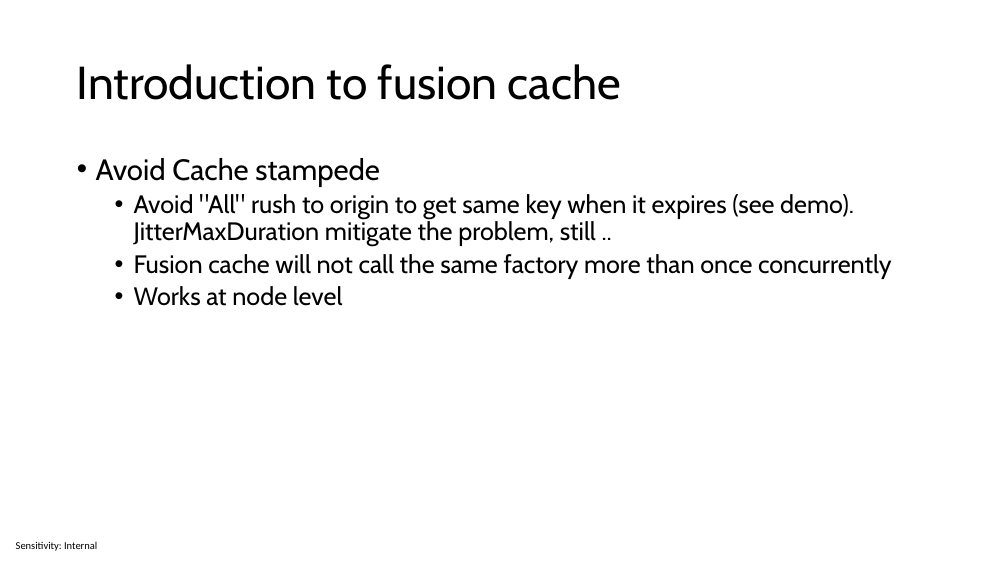
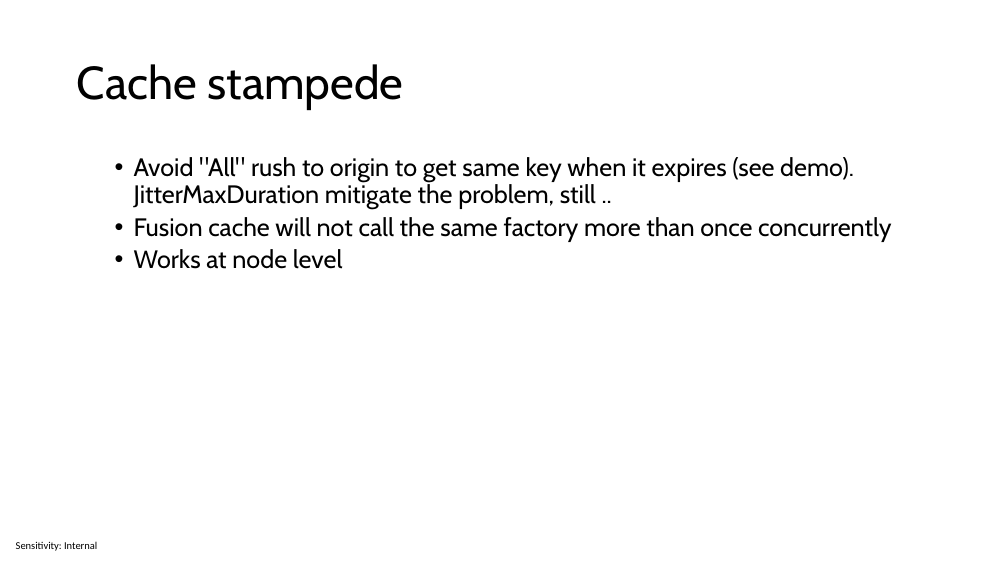
Before and after one commit to sabbadino/cache-like-a-pro-fusion-cache, a slide deck: slide 16 of cache-like-a-pro.pptx (slide 15 before the commit). Drawn at 1008x567 pixels with LibreOffice and Linux fonts; fonts in the diff are those of the drawing. Boxes give left, top, right and bottom in pixels: in the first picture for what was removed or moved away, otherwise in the second. Text is boxed around its words. In the diff, an @@ line names an element or a change of style, - is before the commit and + after.

```diff
--- a/cache-like-a-pro.pptx
+++ b/cache-like-a-pro.pptx
@@ title at box(77, 64, 404, 110): text changed @@
-Introduction to fusion cache
+Cache stampede
@@ text at box(96, 158, 380, 187): paragraph removed @@
-• Avoid Cache stampede
```
Also in this commit, not shown: 12 other slides changed, 4 slides added, 1 slide removed.
